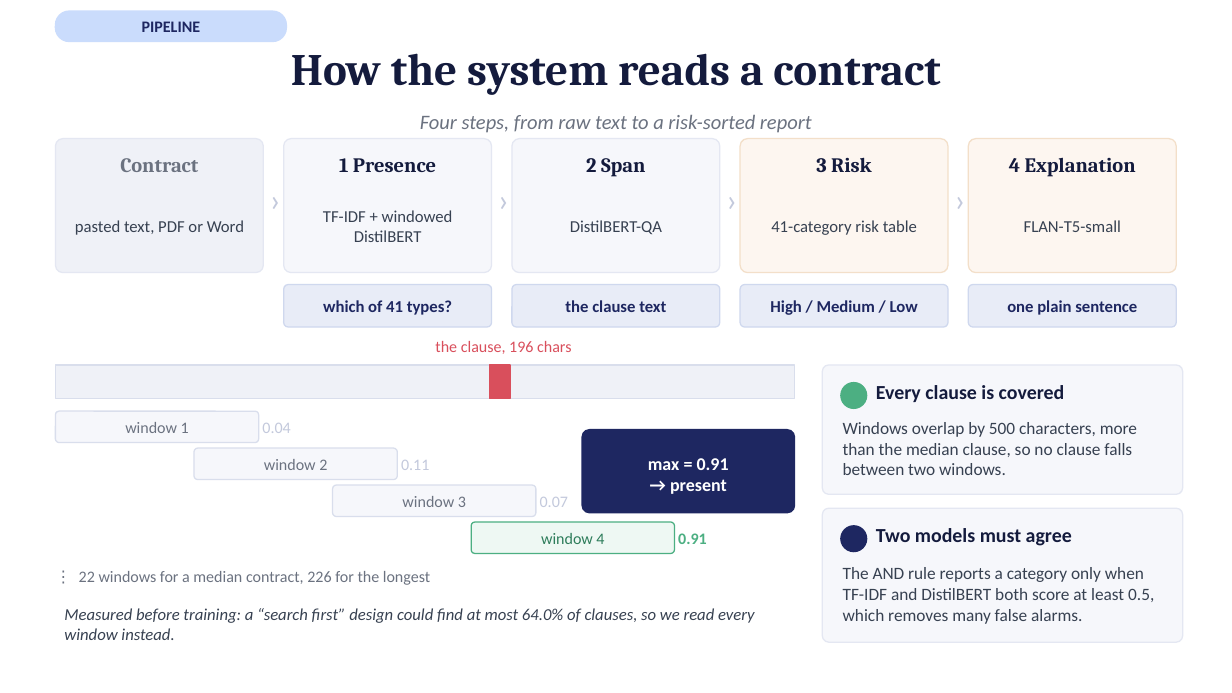
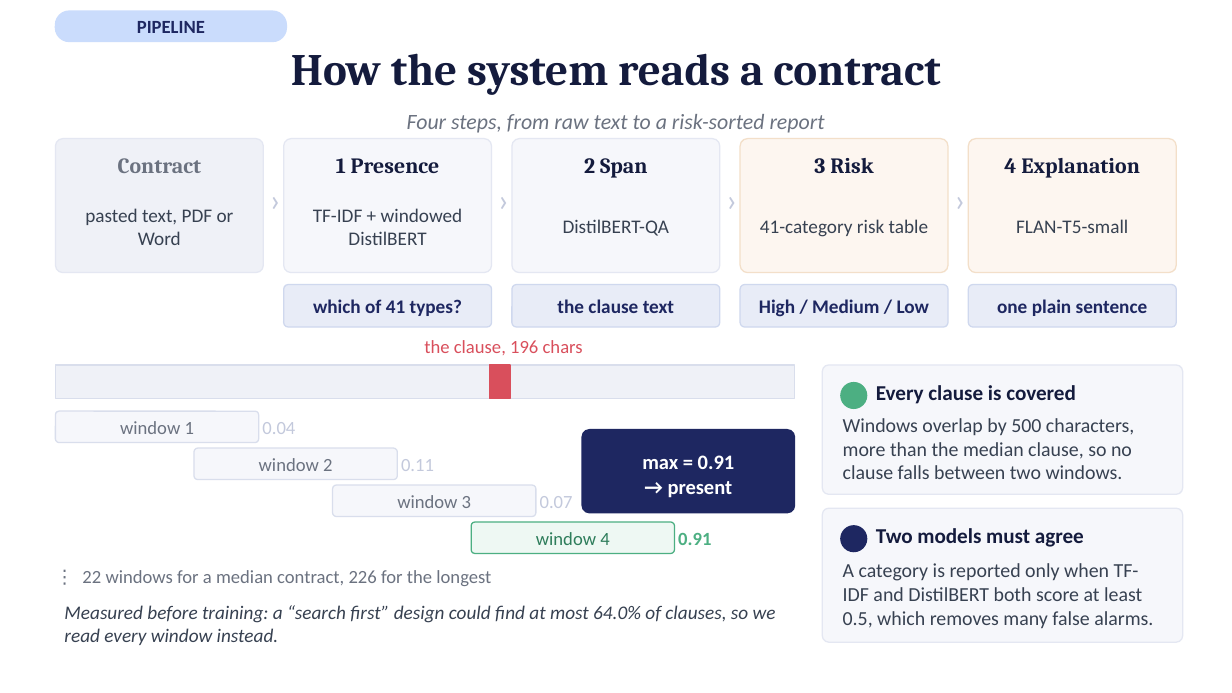
Before and after one commit to afnanmz168/clausify-p3, a slide deck: slide 6 of P25301051-p3-presentation-15-slides.pptx. Drawn at 1232x693 pixels with LibreOffice and Linux fonts; fonts in the diff are those of the drawing. Boxes give left, top, right and bottom in pixels: in the first picture for what was removed or moved away, otherwise in the second. Text is boxed around its words. In the diff, an @@ line names an element or a change of style, - is before the commit and + after.

```diff
--- a/P25301051-p3-presentation-15-slides.pptx
+++ b/P25301051-p3-presentation-15-slides.pptx
@@ size 16 to 17 pt in 6 elements at (407,114,825,133), (118,158,201,173), (336,158,440,173), (584,158,647,178), (814,158,873,173), (1004,158,1140,178) @@
@@ text "Every clause is covered" at (876,385,1076,404): size 15.5 to 16.5 pt @@
@@ text "Windows overlap by 500 characters, ..." at (843,418,1134,479): size 13.5 to 15.5 pt @@
@@ text "max = 0.91" at (642,455,735,498): size 14 to 16 pt @@
@@ text "Two models must agree" at (876,528,1084,547): size 15.5 to 16.5 pt @@
@@ size 12.5 to 14.5 pt in 11 elements at (137,21,205,33), (424,340,583,355), (120,421,194,434), (262,422,295,434), (259,458,332,471), (401,459,434,471), (397,495,471,508), (540,496,573,508), (536,532,609,545), (678,533,711,545), (82,570,491,586) @@
@@ text at (843,563,1153,628): text changed; size 13.5 to 15.5 pt @@
-The AND rule reports a category only when TF-IDF and DistilBERT both score at least 0.5, which removes many false alarms.
+A category is reported only when TF-IDF and DistilBERT both score at least 0.5, which removes many false alarms.
@@ size 13 to 15 pt in 10 elements at (85,208,234,245), (313,208,463,245), (563,219,670,236), (760,219,928,237), (1016,219,1128,233), (313,299,462,316), (557,299,674,313), (759,299,929,317), (997,299,1148,316), (64,605,776,645) @@
```
Also in this commit, not shown: 13 other slides changed.
